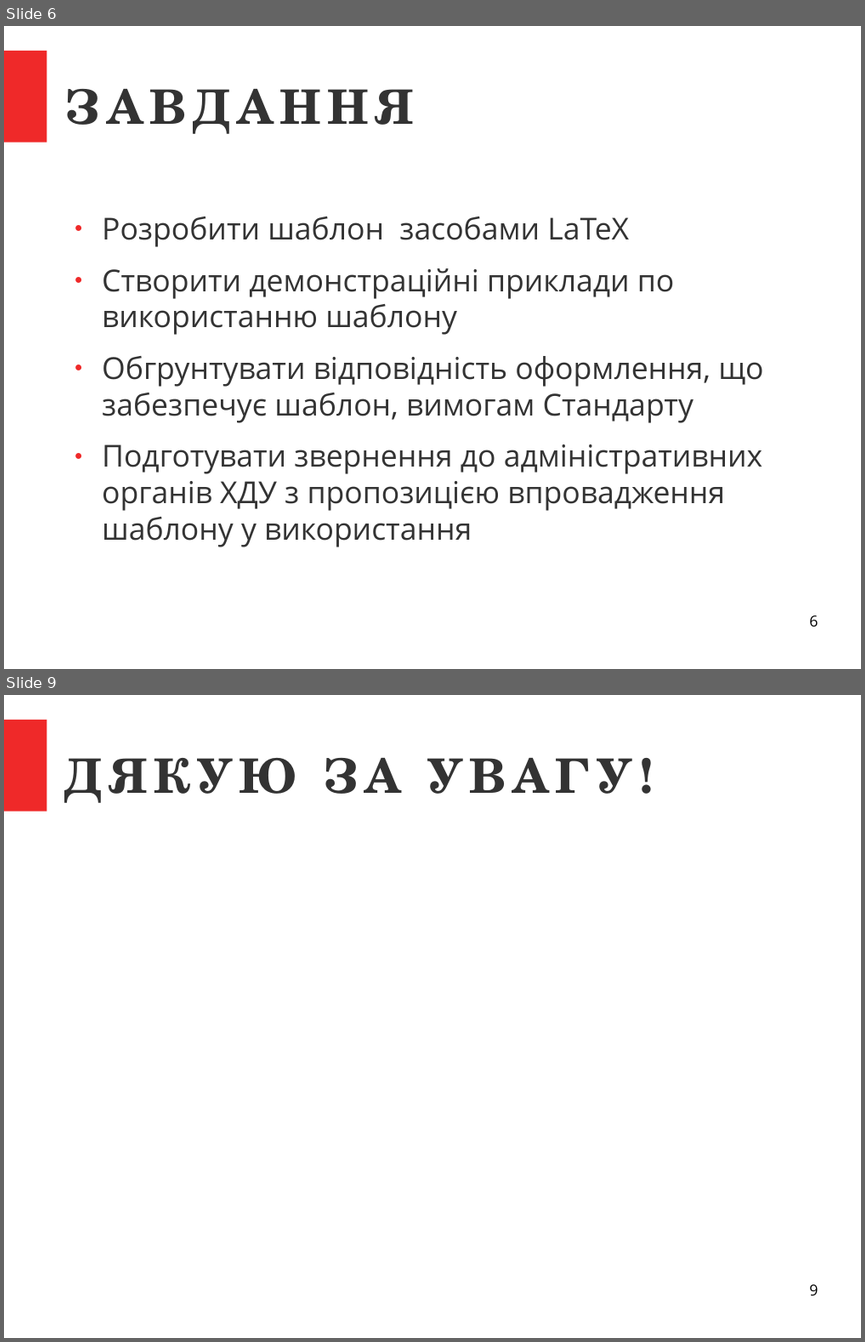
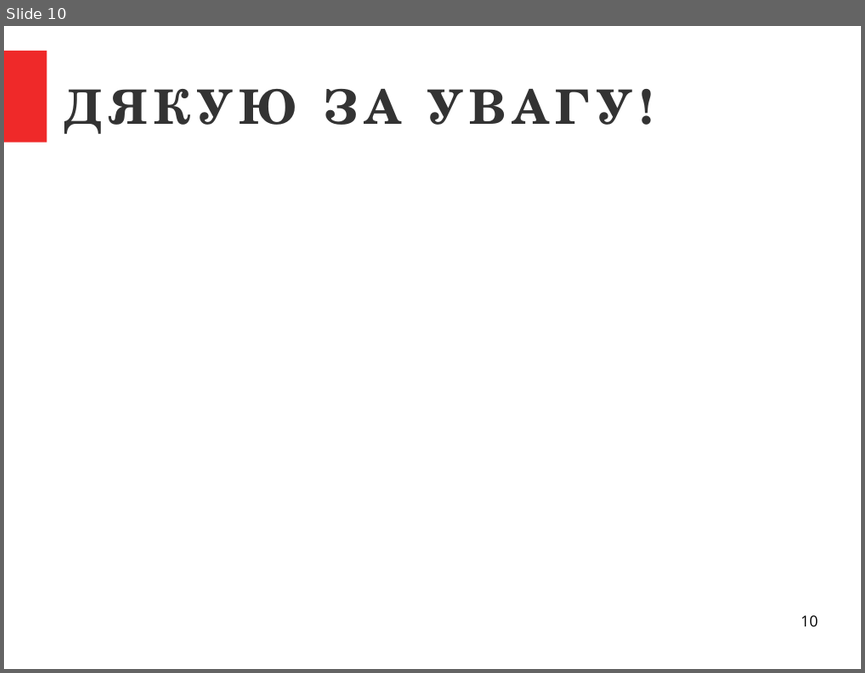
Before and after one commit to sen-den/latex-template, a slide deck: LaTeX - final work present.odp. Shown one above the other, each under a label of ours: slides 6 and 9 before the commit, slide 10 after it; the slides between them are not shown. The pictures are 865x1342 and 865x673 pixels, drawn with LibreOffice and Linux fonts; fonts in the diff are those of the drawing. Boxes give left, top, right and bottom in pixels: in the first picture for what was removed or moved away, otherwise in the second. Text is boxed around its words. In the diff, an @@ line names an element or a change of style, - is before the commit and + after.

```diff
--- a/LaTeX - final work present.odp
+++ b/LaTeX - final work present.odp
@@ slide 6 removed at [4,26,861,669], background #FFFFFF; not listed: 1 template element that a slide beside it also shows @@
@@ title removed at [65,89,414,134] @@
-ЗАВДАННЯ
@@ text removed at [102,216,763,547] @@
-● Розробити шаблон засобами LaTeX
-● Створити демонстраційні приклади по використанню шаблону
-● Обгрунтувати відповідність оформлення, що забезпечує шаблон, вимогам Стандарту
-● Подготувати звернення до адміністративних органів ХДУ з пропозицією впровадження шаблону у використання
@@ page number removed at [809,615,817,626] @@
-6
@@ what was slide 9 is now slide 10 @@
@@ page number at [800,615,817,626]: text changed @@
-9
+10
```
Also in this commit, not shown: 5 slides changed, 4 slides added, 2 other slides removed, 1 other file.
